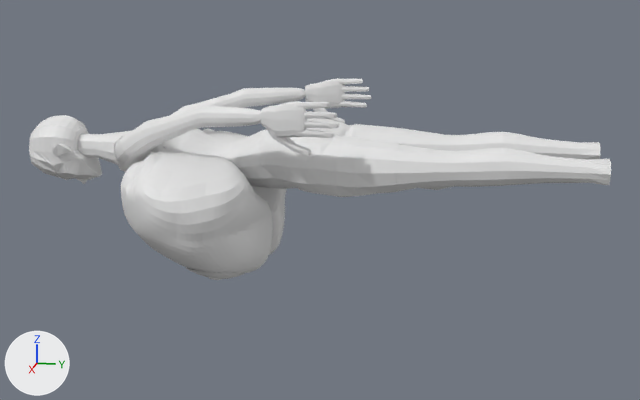
One commit to the OBJ model art/bust_review/bust_Z.obj: the scene before it, then after it.
The view is the same before and after, from a camera (50 mm lens) standing at (2.19, -0.358, 0.436) and looking at (-0.009, -0.798, -0.114). The lights are fixed; the arrows at lower left show +X, +Y and +Z. The older version comes first. Where no turn or scale is listed for an object, it has been applied to the vertices. Vertices at exactly the same position are counted once.

The scene before the commit, as lines of its bpy script (objects in view):
```python
me_female_body_1 = bpy.data.meshes.new('Female_Body_1')
me_female_body_1.from_pydata(...)  # 3745 vertices, 7128 faces; spans x -0.263..0.263, y -1.495..-0.1, z -0.212..0.176
me_female_body_2 = bpy.data.meshes.new('Female_Body_2')
me_female_body_2.from_pydata(...)  # 7502 vertices, 14836 faces; spans x -0.335..0.335, y -1.272..-0.915, z -0.297..0.076
me_female_body_22 = bpy.data.meshes.new('Female_Body_22')
me_female_body_22.from_pydata(...)  # 482 vertices, 912 faces; spans x -0.253..0.253, y -1.097..-0.965, z -0.301..-0.238
me_female_body_31 = bpy.data.meshes.new('Female_Body_31')
me_female_body_31.from_pydata(...)  # 10908 vertices, 21738 faces; spans x -0.34..0.34, y -1.335..-0.582, z -0.301..0.098
ob_female_body_1 = bpy.data.objects.new('Female_Body_1', me_female_body_1)
ob_female_body_1.location = (0.0, 0.0, 0.0)
ob_female_body_2 = bpy.data.objects.new('Female_Body_2', me_female_body_2)
ob_female_body_2.location = (0.0, 0.0, 0.0)
ob_female_body_22 = bpy.data.objects.new('Female_Body_22', me_female_body_22)
ob_female_body_22.location = (0.0, 0.0, 0.0)
ob_female_body_31 = bpy.data.objects.new('Female_Body_31', me_female_body_31)
ob_female_body_31.location = (0.0, 0.0, 0.0)
# also in view: 'Female_Body_4' at (0.0, -1.497, 0.0)
```
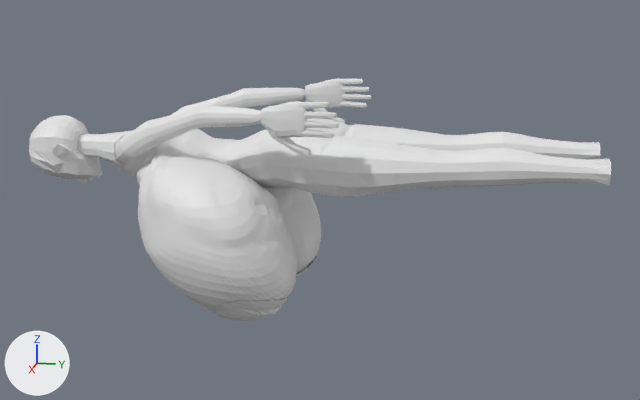
What changed in the scene script:
```text
Change me_female_body_2:
    used by ob_female_body_2; location = (0.0, 0.0, 0.0)
    remove me_female_body_2.from_pydata(...)  # 7502 vertices, 14836 faces; spans x -0.335..0.335, y -1.272..-0.915, z -0.297..0.076
    add me_female_body_2.from_pydata(...)  # 7502 vertices, 14836 faces; spans x -0.309..0.308, y -1.257..-0.831, z -0.382..0.076
    me_female_body_2 part 1: 6990 of 7502 vertices moved; they spanned x -0.335..0.335, y -1.272..-0.915, z -0.297..0.068 and now span x -0.309..0.308, y -1.257..-0.831, z -0.382..0.067; mean shift (0.0, 0.017, -0.014); largest move (-0.17, -1.053, -0.27) -> (-0.196, -0.925, -0.365)
Change me_female_body_22:
    used by ob_female_body_22; location = (0.0, 0.0, 0.0)
    remove me_female_body_22.from_pydata(...)  # 482 vertices, 912 faces; spans x -0.253..0.253, y -1.097..-0.965, z -0.301..-0.238
    add me_female_body_22.from_pydata(...)  # 482 vertices, 912 faces; spans x -0.28..0.28, y -1.025..-0.842, z -0.393..-0.297
    me_female_body_22 part 2: 241 of 482 vertices moved; they spanned x 0.087..0.253, y -1.097..-0.965, z -0.301..-0.238 and now span x 0.08..0.28, y -1.025..-0.842, z -0.392..-0.297; mean shift (0.018, 0.128, -0.078); largest move (0.16, -1.058, -0.281) -> (0.182, -0.933, -0.385)
    me_female_body_22 part 3: 241 of 482 vertices moved; they spanned x -0.253..-0.087, y -1.097..-0.965, z -0.301..-0.238 and now span x -0.28..-0.083, y -1.025..-0.842, z -0.393..-0.297; mean shift (-0.017, 0.128, -0.079); largest move (-0.16, -1.058, -0.281) -> (-0.182, -0.932, -0.384)
Change me_female_body_31:
    used by ob_female_body_31; location = (0.0, 0.0, 0.0)
    remove me_female_body_31.from_pydata(...)  # 10908 vertices, 21738 faces; spans x -0.34..0.34, y -1.335..-0.582, z -0.301..0.098
    add me_female_body_31.from_pydata(...)  # 10908 vertices, 21738 faces; spans x -0.314..0.314, y -1.335..-0.582, z -0.388..0.098
    me_female_body_31 part 4: 7749 of 10908 vertices moved; they spanned x -0.34..0.34, y -1.323..-0.831, z -0.301..0.067 and now span x -0.314..0.314, y -1.324..-0.827, z -0.388..0.066; mean shift (0.0, 0.016, -0.013); largest move (-0.174, -1.052, -0.273) -> (-0.199, -0.924, -0.369)
```

Location of each change, [x1, y1, x2, y2] in pixels of the pictures (640 x 400 px; the box of a moved part takes in the faces that stretch with it):
'Female_Body_31', reshaped (25% taller)
    before: [113, 118, 409, 274]
    after: [113, 118, 409, 313]
'Female_Body_22', reshaped
    before: [186, 268, 243, 280]
    after: [214, 256, 316, 321]
'Female_Body_2', reshaped
    before: [132, 151, 282, 213]
    after: [146, 148, 296, 220]
part 2 of me_female_body_22, moved or reshaped
    before: [186, 268, 243, 280]
    after: [214, 297, 289, 321]
part 3 of me_female_body_22, moved or reshaped (not visible before)
    after: [296, 256, 316, 276]
part 4 of me_female_body_31, moved or reshaped
    before: [115, 128, 296, 274]
    after: [114, 136, 321, 313]
